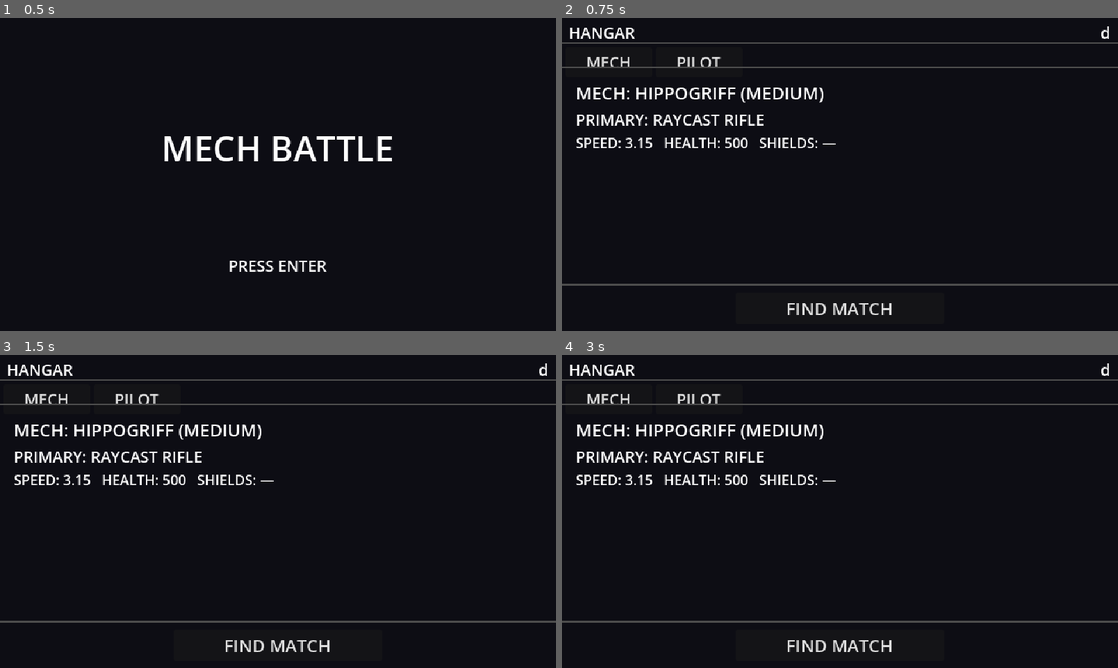
Above: before the commit, frames 1-4 (two rows, left to right).
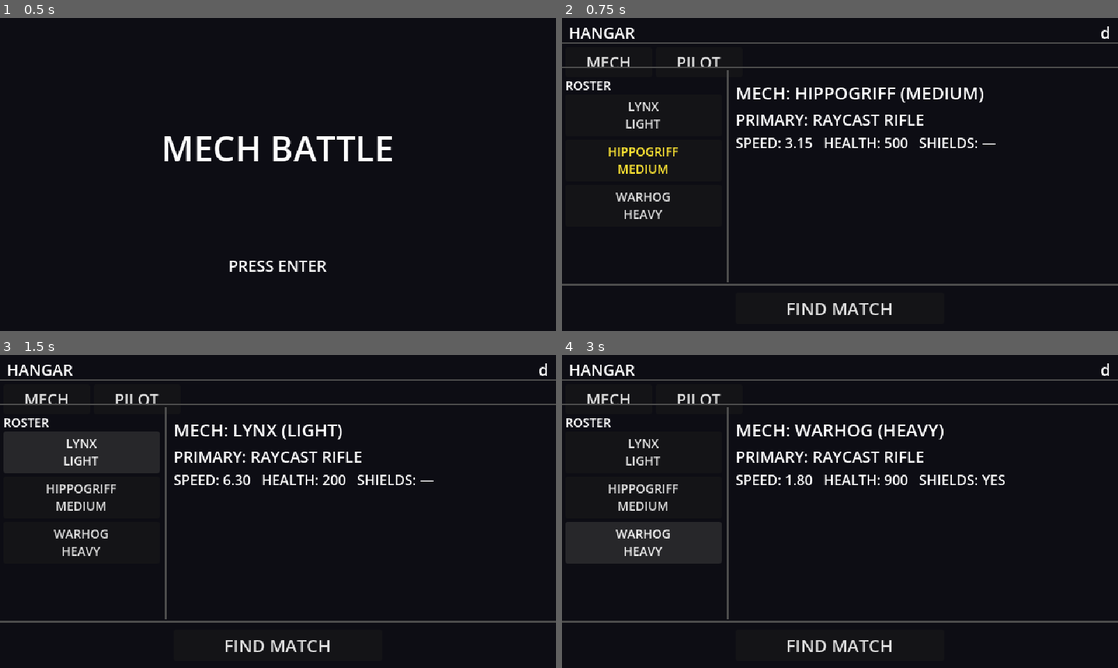
Above: after the commit, the same moments.

Repository: jonathandaley/Hardpoint
Game: Godot game, scene res://scenes/ui/TitleScreen.tscn
Same seed, same stepped clock (60 frames per second), same inputs: the game is played once before the commit and once after it.
Inputs (mouse positions are in pixels of both pictures, inside the frame that each line leads up to):
- Up to frame 1 (0.5 s): no input
- Up to frame 2 (0.75 s): tap Enter (ui_accept) at 0.5 s; move the mouse to (962, 158) at 0.52 s; hold D (move_right) from 0.53 s (still down); hold Enter (ui_accept) from 0.53 s (still down)
- Up to frame 3 (1.5 s): release D (move_right) at 1.25 s; release Enter (ui_accept) at 1.25 s; click (83, 452) at 1.25 s, where only the run after the commit has a clickable "LYNX LIGHT"
- Up to frame 4 (3 s): click (645, 498) at 2 s, where only the run after the commit has a clickable "HIPPOGRIFF MEDIUM"; click (645, 542) at 2.75 s, where only the run after the commit has a clickable "WARHOG HEAVY"

Frame 1 is identical in both runs. In frame 2, 4.9% of the frame differs, in the area x 0-78%, y 16-85%; in frame 3, 7.5%; in frame 4, 8.3%, in the area x 0-80%, y 16-85%.

Commit message:
Add named mech roster: Lynx (Light) and Warhog (Heavy) stubs + Hangar selector
Adds two new MechDef resources alongside Hippogriff. Hangar mech panel
gains a left-column roster list with dynamically built buttons; selecting
a mech updates Game.loadout and refreshes the detail panel. Selected mech
highlighted in yellow.

Co-Authored-By: Claude Sonnet 4.6 <noreply@anthropic.com>

Diff:
--- /dev/null
+++ b/resources/mechs/Lynx.tres
@@ -0,0 +1,16 @@
+[gd_resource type="Resource" script_class="MechDef" load_steps=3 format=3]
+
+[ext_resource type="Script" path="res://scripts/MechDef.gd" id="1"]
+[ext_resource type="PackedScene" path="res://scenes/mech/Mech.tscn" id="2"]
+
+[resource]
+script = ExtResource("1")
+display_name = "Lynx"
+class_tag = "Light"
+max_health = 200.0
+walk_speed = 6.3
+has_shields = false
+hardpoint_count = 1
+turn_acceleration = 16.0
+leg_rotation_speed = 22.0
+scene = ExtResource("2")
--- /dev/null
+++ b/resources/mechs/Warhog.tres
@@ -0,0 +1,16 @@
+[gd_resource type="Resource" script_class="MechDef" load_steps=3 format=3]
+
+[ext_resource type="Script" path="res://scripts/MechDef.gd" id="1"]
+[ext_resource type="PackedScene" path="res://scenes/mech/Mech.tscn" id="2"]
+
+[resource]
+script = ExtResource("1")
+display_name = "Warhog"
+class_tag = "Heavy"
+max_health = 900.0
+walk_speed = 1.8
+has_shields = true
+hardpoint_count = 3
+turn_acceleration = 4.2
+leg_rotation_speed = 8.0
+scene = ExtResource("2")
--- a/scenes/ui/Hangar.tscn
+++ b/scenes/ui/Hangar.tscn
@@ -86,26 +86,54 @@
 offset_right = 640.0
 offset_bottom = 244.0
 
+[node name="RosterPanel" type="Control" parent="Content/MechPanel"]
+offset_left = 0.0
+offset_top = 0.0
+offset_right = 188.0
+offset_bottom = 244.0
+
+[node name="RosterHeader" type="Label" parent="Content/MechPanel/RosterPanel"]
+offset_left = 4.0
+offset_top = 8.0
+offset_right = 184.0
+offset_bottom = 24.0
+theme_override_font_sizes/font_size = 14
+text = "ROSTER"
+
+[node name="RosterList" type="VBoxContainer" parent="Content/MechPanel/RosterPanel"]
+offset_left = 4.0
+offset_top = 28.0
+offset_right = 184.0
+offset_bottom = 240.0
+
+[node name="RosterDivider" type="ColorRect" parent="Content/MechPanel"]
+offset_left = 190.0
+offset_top = 0.0
+offset_right = 192.0
+offset_bottom = 244.0
+color = Color(0.3, 0.3, 0.3, 1)
+mouse_filter = 2
+
 [node name="MechName" type="Label" parent="Content/MechPanel"]
-offset_left = 16.0
+offset_left = 200.0
 offset_top = 12.0
-offset_right = 500.0
+offset_right = 630.0
 offset_bottom = 36.0
 theme_override_font_sizes/font_size = 20
 text = "MECH: HIPPOGRIFF (MEDIUM)"
 
 [node name="WeaponSlot" type="Label" parent="Content/MechPanel"]
-offset_left = 16.0
+offset_left = 200.0
 offset_top = 44.0
-offset_right = 500.0
+offset_right = 630.0
 offset_bottom = 64.0
 theme_override_font_sizes/font_size = 18
 text = "PRIMARY: RAYCAST RIFLE"
 
 [node name="MechStats" type="Label" parent="Content/MechPanel"]
-offset_left = 16.0
+offset_left = 200.0
 offset_top = 72.0
-offset_right = 624.0
+offset_right = 630.0
 offset_bottom = 100.0
 theme_override_font_sizes/font_size = 16
 text = "SPEED: 7   HEALTH: 100   SHIELDS: —"
--- a/scripts/Hangar.gd
+++ b/scripts/Hangar.gd
@@ -1,4 +1,10 @@
 extends Control
+
+const ROSTER: Array = [
+	"res://resources/mechs/Lynx.tres",
+	"res://resources/mechs/Hippogriff.tres",
+	"res://resources/mechs/Warhog.tres",
+]
 
 @onready var mech_panel: Control = $Content/MechPanel
 @onready var pilot_panel: Control = $Content/PilotPanel
@@ -7,6 +13,10 @@
 @onready var pilot_record_label: Label = $Content/PilotPanel/PilotRecord
 @onready var mech_name_label: Label = $Content/MechPanel/MechName
 @onready var mech_stats_label: Label = $Content/MechPanel/MechStats
+@onready var roster_list: VBoxContainer = $Content/MechPanel/RosterPanel/RosterList
+
+var _mechs: Array = []
+var _selected: int = 0
 
 func _ready() -> void:
 	Input.mouse_mode = Input.MOUSE_MODE_VISIBLE
@@ -16,13 +26,64 @@
 	var wins: int = Game.profile.get("wins", 0)
 	var losses: int = Game.profile.get("losses", 0)
 	pilot_record_label.text = "WINS: %d   LOSSES: %d" % [wins, losses]
+	_load_roster()
 	_ensure_default_mech()
+	_build_roster_buttons()
 	_update_mech_panel()
 	_show_tab(0)
 
+func _load_roster() -> void:
+	_mechs.clear()
+	for path in ROSTER:
+		var md = load(path)
+		if md != null:
+			_mechs.append(md)
+
 func _ensure_default_mech() -> void:
-	if Game.loadout.get("mech_def") == null:
-		Game.loadout.mech_def = load("res://resources/mechs/Hippogriff.tres")
+	var current = Game.loadout.get("mech_def")
+	if current == null:
+		# Default to Hippogriff (index 1)
+		_selected = 1 if _mechs.size() > 1 else 0
+		if _mechs.size() > 0:
+			Game.loadout.mech_def = _mechs[_selected]
+	else:
+		# Match current selection to roster index
+		for i in _mechs.size():
+			if _mechs[i] == current:
+				_selected = i
+				return
+		# Current mech not in roster — fall back to first
+		_selected = 0
+		if _mechs.size() > 0:
+			Game.loadout.mech_def = _mechs[0]
+
+func _build_roster_buttons() -> void:
+	for child in roster_list.get_children():
+		child.queue_free()
+	for i in _mechs.size():
+		var md = _mechs[i]
+		var btn := Button.new()
+		btn.text = "%s\n%s" % [md.display_name.to_upper(), md.class_tag.to_upper()]
+		btn.custom_minimum_size = Vector2(160, 44)
+		btn.add_theme_font_size_override("font_size", 14)
+		btn.pressed.connect(_on_roster_selected.bind(i))
+		roster_list.add_child(btn)
+	_highlight_selected()
+
+func _highlight_selected() -> void:
+	var buttons := roster_list.get_children()
+	for i in buttons.size():
+		var btn: Button = buttons[i]
+		if i == _selected:
+			btn.add_theme_color_override("font_color", Color(1.0, 0.9, 0.2))
+		else:
+			btn.remove_theme_color_override("font_color")
+
+func _on_roster_selected(idx: int) -> void:
+	_selected = idx
+	Game.loadout.mech_def = _mechs[idx]
+	_highlight_selected()
+	_update_mech_panel()
 
 func _update_mech_panel() -> void:
 	var md = Game.loadout.get("mech_def")
